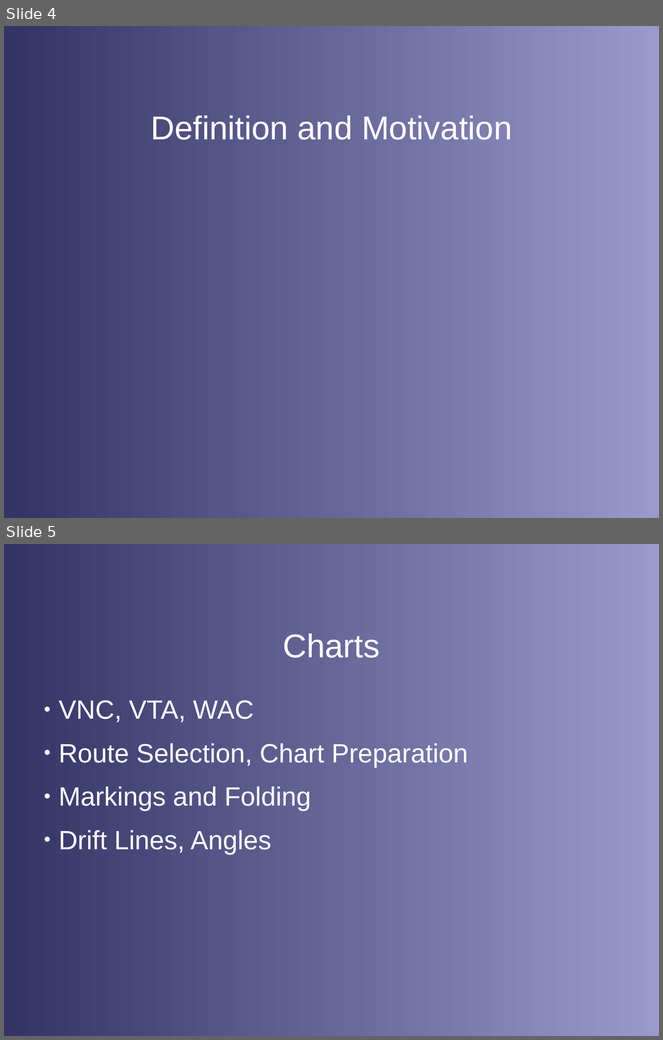
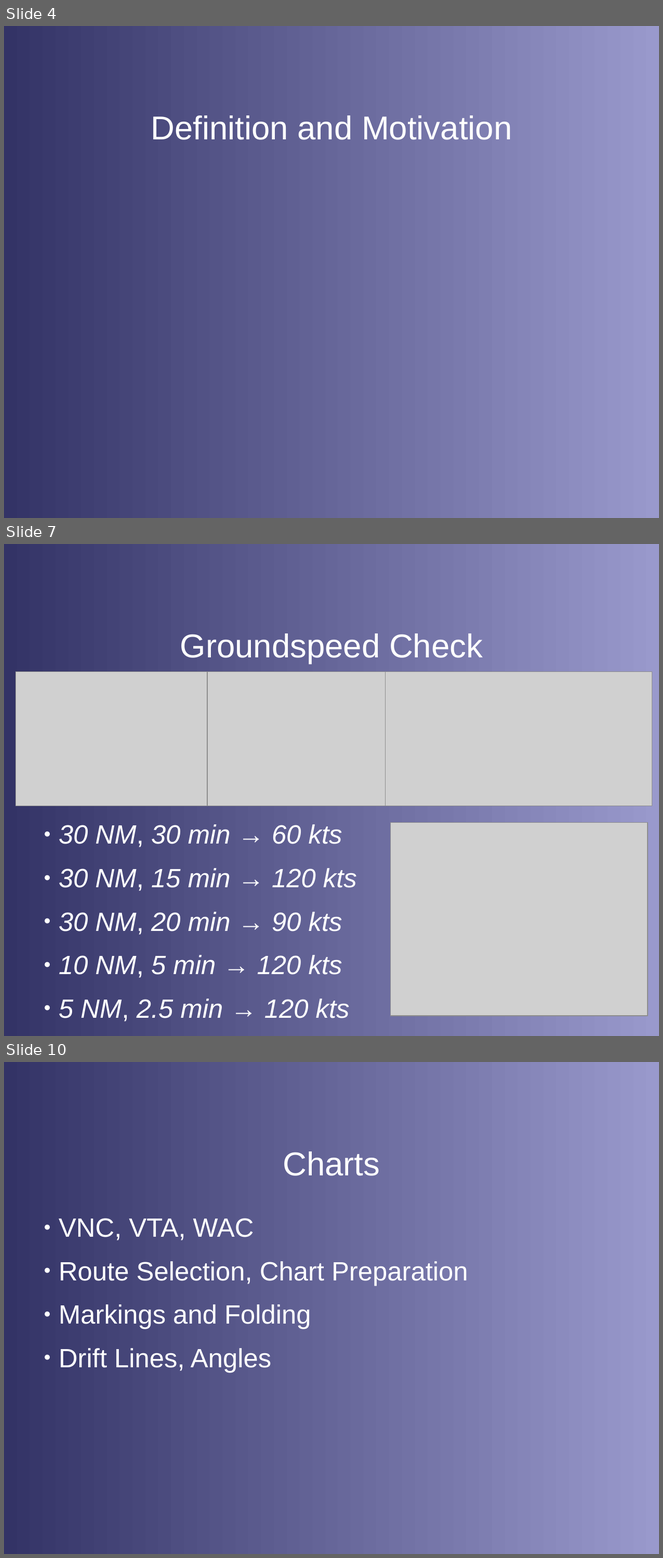
Before and after one commit to stephanheinemann/flight, a slide deck: FI/Navigation/Navigation.odp. Shown one above the other, each under a label of ours: slides 4 and 5 before the commit, slides 4, 7 and 10 after it; the slides between them are not shown. The pictures are 663x1040 and 663x1558 pixels, drawn with LibreOffice and Linux fonts; fonts in the diff are those of the drawing; grey boxes stand for pictures; background and template pictures are left out. Boxes give left, top, right and bottom in pixels: in the first picture for what was removed or moved away, otherwise in the second. Text is boxed around its words. In the diff, an @@ line names an element or a change of style, - is before the commit and + after.

```diff
--- a/FI/Navigation/Navigation.odp
+++ b/FI/Navigation/Navigation.odp
@@ slide 7 added at (4, 544, 659, 1036), background gradient #333366 to #9999CC @@
@@ title added at (180, 633, 483, 664), 40 pt, text #FFFFFF @@
+Groundspeed Check
@@ picture added at (16, 672, 207, 806) @@
@@ picture added at (207, 672, 386, 806) @@
@@ picture added at (333, 672, 652, 806) @@
@@ text added at (59, 824, 357, 1021), 32 pt, text #FFFFFF, italic @@
+● 30 NM, 30 min → 60 kts
+● 30 NM, 15 min → 120 kts
+● 30 NM, 20 min → 90 kts
+● 10 NM, 5 min → 120 kts
+● 5 NM, 2.5 min → 120 kts
@@ picture added at (390, 822, 648, 1016) @@
@@ what was slide 5 is now slide 10 @@
```
Also in this commit, not shown: 4 other slides added, 16 other files.
